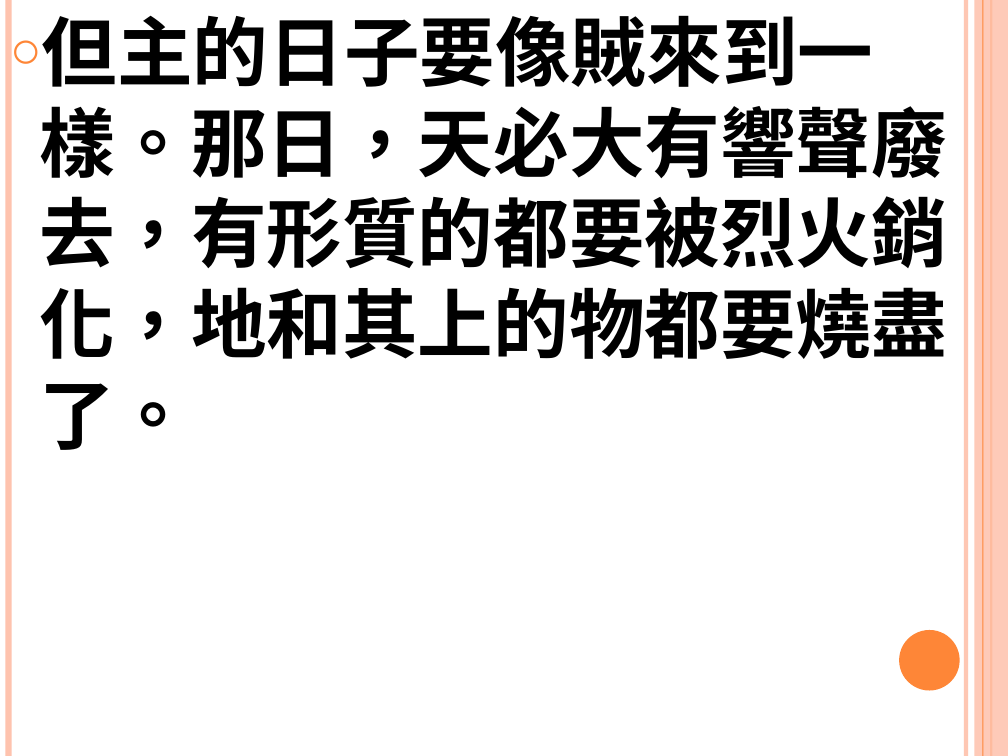
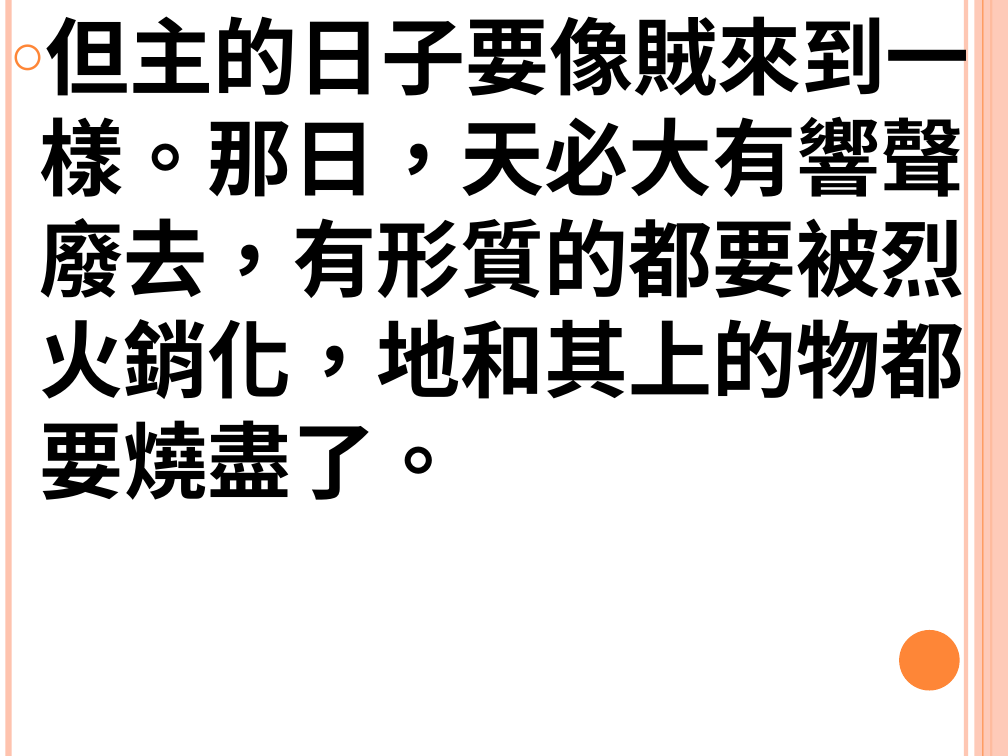
Before and after one commit to batisuoc/worship-resources, a slide deck: slide 4 of 92儆醒預備.ppt. Drawn at 1008x756 pixels with LibreOffice and Linux fonts; fonts in the diff are those of the drawing. Boxes give left, top, right and bottom in pixels: in the first picture for what was removed or moved away, otherwise in the second. Text is boxed around its words. In the diff, an @@ line names an element or a change of style, - is before the commit and + after.

```diff
--- a/92儆醒預備.ppt
+++ b/92儆醒預備.ppt
@@ text "但主的日子要像賊來到一樣。那日，天必大有響聲廢去，有形質的都要被烈火銷化，地和其上的物都要燒盡了。" at (40, 3, 969, 500): size 54 to 60 pt, font TeX Gyre Schola to Noto Sans CJK SC @@
```
Also in this commit, not shown: 5 other slides changed, 1 other file.
